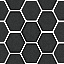
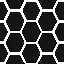
Layers edited between the first and the second 64 × 64 image:
painted on "Layer 1" over box(0, 0, 64, 64)
